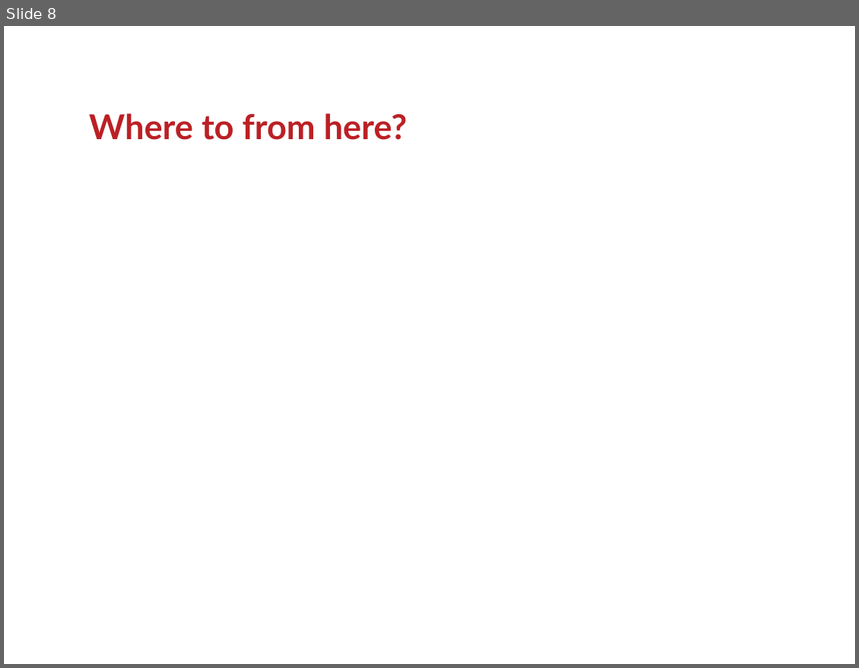
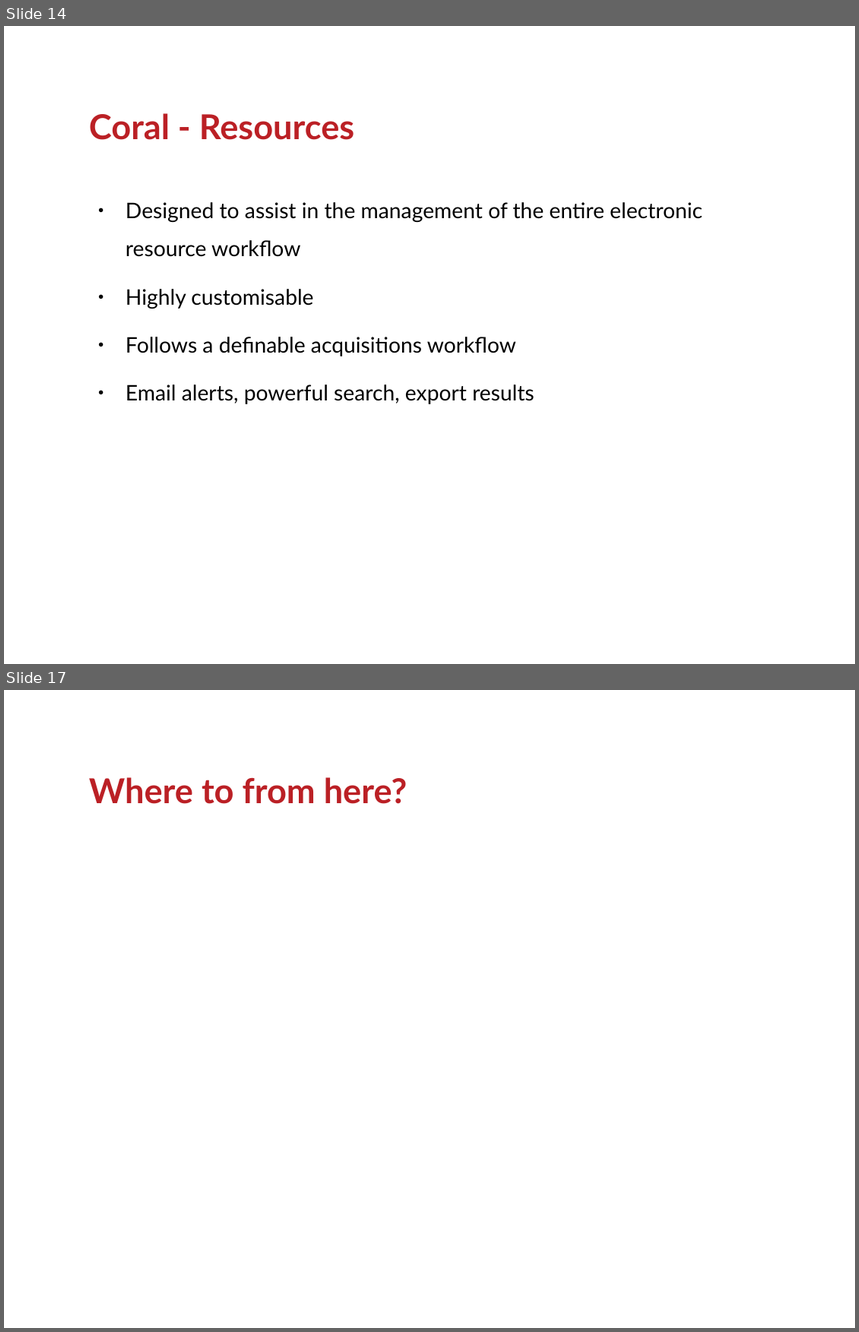
Before and after one commit to ranginui/presentation, a slide deck: kohaconclave/opensource_erm/erm.odp. Shown one above the other, each under a label of ours: slide 8 before the commit, slides 14 and 17 after it; the slides between them are not shown. The pictures are 859x668 and 859x1332 pixels, drawn with LibreOffice and Linux fonts; fonts in the diff are those of the drawing; background and template pictures are left out. Boxes give left, top, right and bottom in pixels: in the first picture for what was removed or moved away, otherwise in the second. Text is boxed around its words. In the diff, an @@ line names an element or a change of style, - is before the commit and + after.

```diff
--- a/kohaconclave/opensource_erm/erm.odp
+++ b/kohaconclave/opensource_erm/erm.odp
@@ slide 14 added at [4,26,855,664], background #FFFFFF @@
@@ title added at [89,113,354,140], 32 pt, text #BB2025, bold @@
+Coral - Resources
@@ text added at [126,202,702,404], 20 pt, text #000000 @@
+● Designed to assist in the management of the entire electronic resource workflow
+● Highly customisable
+● Follows a definable acquisitions workflow
+● Email alerts, powerful search, export results
@@ what was slide 8 is now slide 17 @@
```
Also in this commit, not shown: 2 slides changed, 10 other slides added, 1 slide removed.
